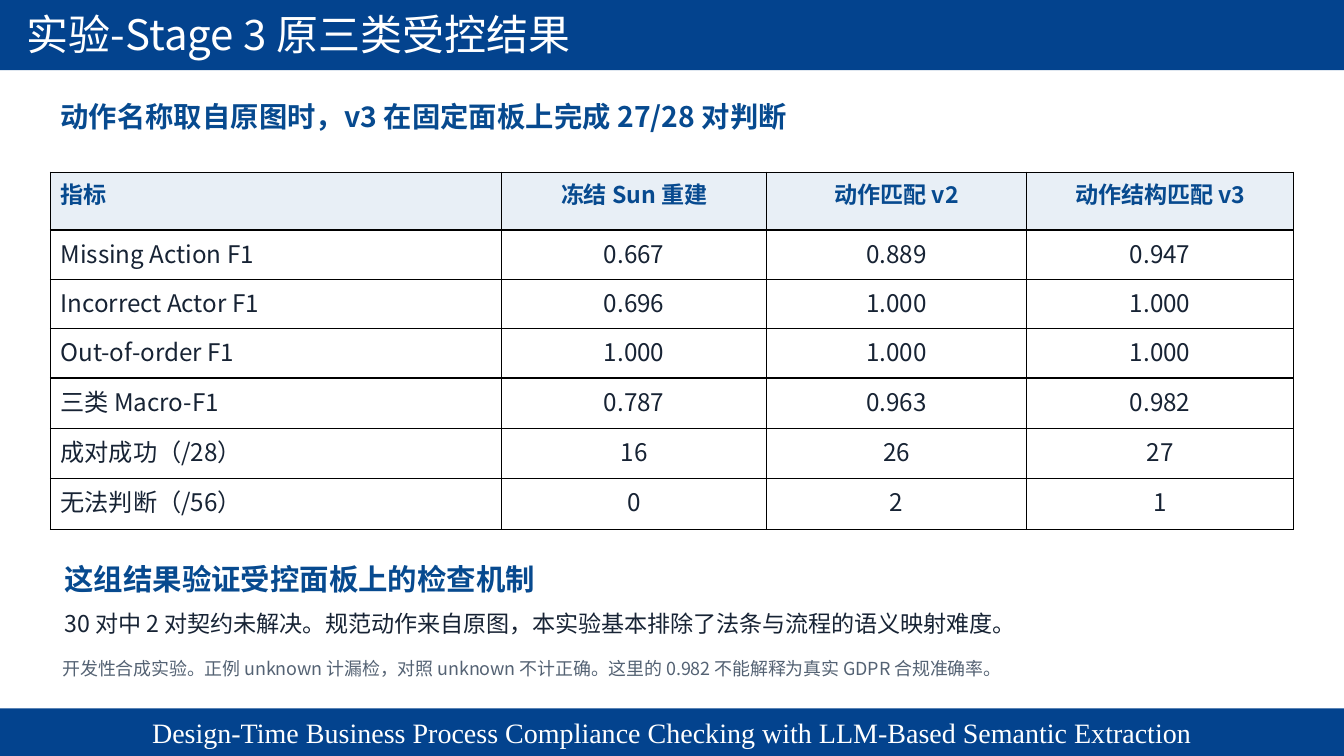
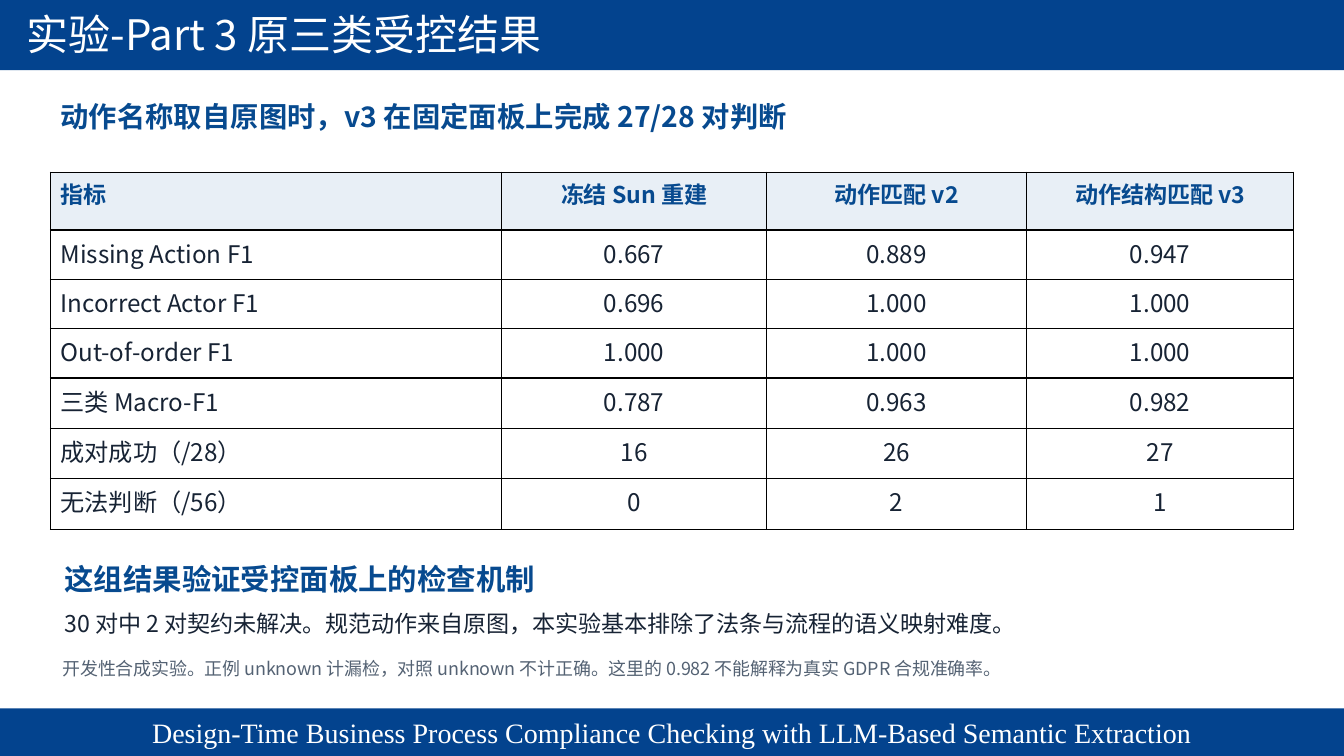
Before and after one commit to chaos-66/LLM4BPC, a slide deck: slide 23 of formal_experiment/paper/presentations/LLM4BPC_Semantic_Extraction_Revised.pptx. Drawn at 1344x756 pixels with LibreOffice and Linux fonts; fonts in the diff are those of the drawing; background and template pictures are left out. Boxes give left, top, right and bottom in pixels: in the first picture for what was removed or moved away, otherwise in the second. Text is boxed around its words. In the diff, an @@ line names an element or a change of style, - is before the commit and + after.

Commit message:
PW3/PW5 checkpoint: unify Part names and verify parallel inputs

```diff
--- a/formal_experiment/paper/presentations/LLM4BPC_Semantic_Extraction_Revised.pptx
+++ b/formal_experiment/paper/presentations/LLM4BPC_Semantic_Extraction_Revised.pptx
@@ text at [27, 14, 542, 54]: text changed @@
-实验-Stage 3 原三类受控结果
+实验-Part 3 原三类受控结果
```
Also in this commit, not shown: 19 other slides changed, 53 other files.
